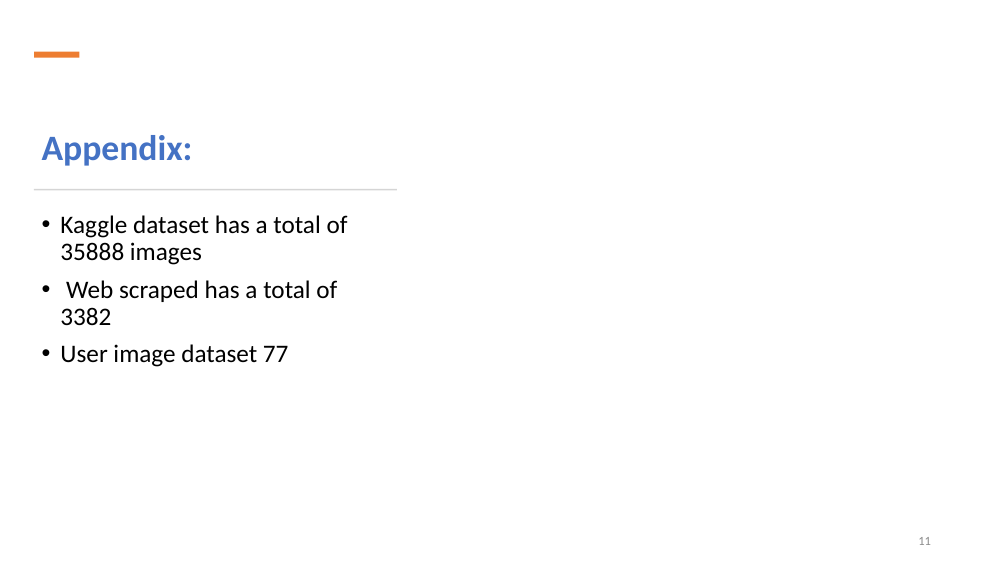
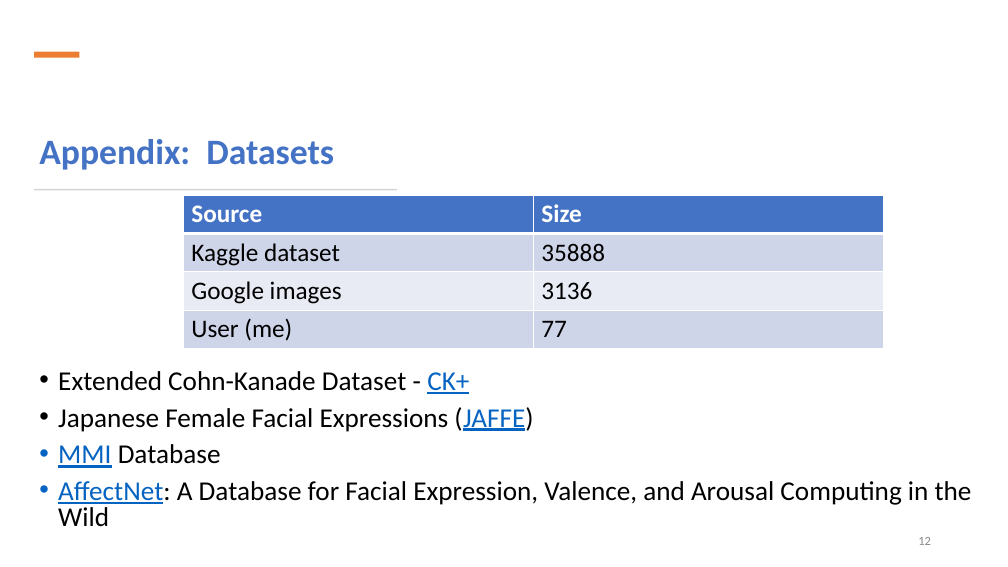
Before and after one commit to GitHub-ccd/emoJ, a slide deck: slide 12 of ppt/MOD_5.pptx (slide 11 before the commit). Drawn at 1008x567 pixels with LibreOffice and Linux fonts; fonts in the diff are those of the drawing; background and template pictures are left out. Boxes give left, top, right and bottom in pixels: in the first picture for what was removed or moved away, otherwise in the second. Text is boxed around its words. In the diff, an @@ line names an element or a change of style, - is before the commit and + after.

```diff
--- a/ppt/MOD_5.pptx
+++ b/ppt/MOD_5.pptx
@@ title at (39,139,334,170): text changed @@
-Appendix:
+Appendix: Datasets
@@ table added at (184,195,884,346), 4 rows, 2 columns @@
+Source | Size
+Kaggle dataset | 35888
+Google images | 3136
+User (me) | 77
@@ text removed at (60,215,348,367) @@
-• Kaggle dataset has a total of 35888 images
-• Web scraped has a total of 3382
-• User image dataset 77
@@ text added at (58,371,972,527), 25.9 pt, text #000000 @@
+• Extended Cohn-Kanade Dataset - CK+
+• Japanese Female Facial Expressions (JAFFE)
+• MMI Database
+• AffectNet: A Database for Facial Expression, Valence, and Arousal Computing in the Wild
```
Also in this commit, not shown: 1 other slide changed, 1 slide added, 25 other files.
